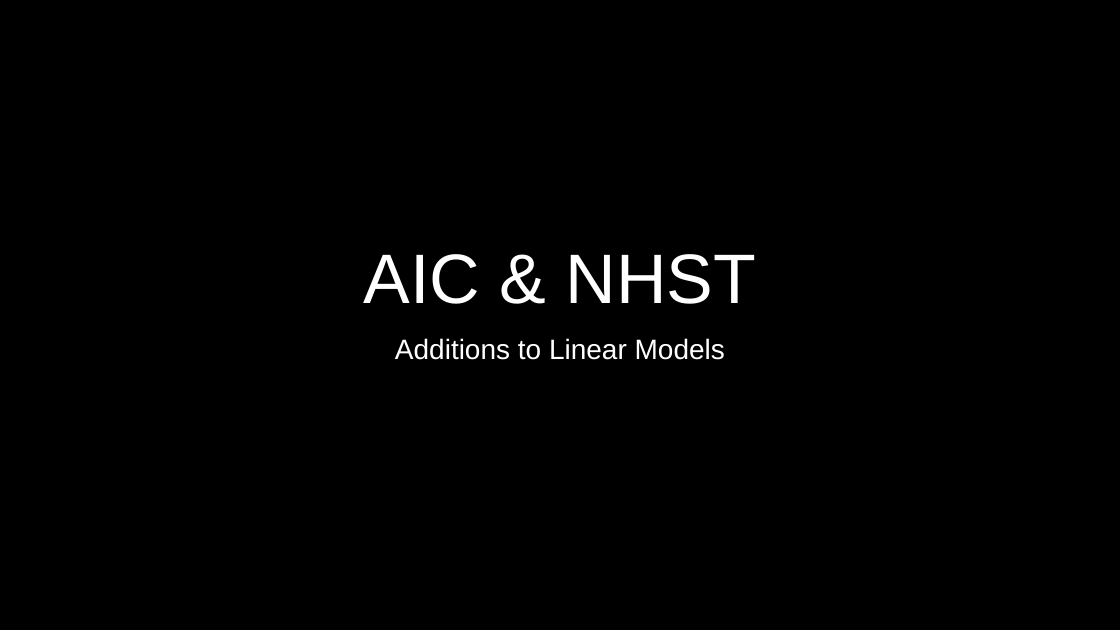
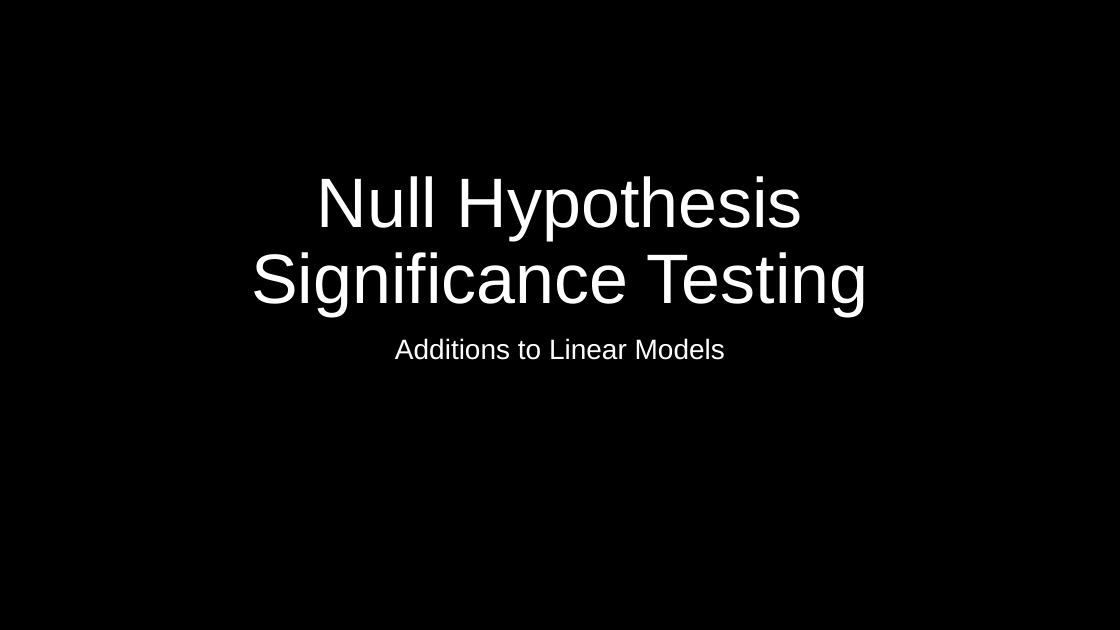
Before and after one commit to DeonRoos/stats-for-biologists, a slide deck: slide 1 of Lectures/Lecture 09.1 NHST.pptx. Drawn at 1120x630 pixels with LibreOffice and Linux fonts; fonts in the diff are those of the drawing. Boxes give left, top, right and bottom in pixels: in the first picture for what was removed or moved away, otherwise in the second. Text is boxed around its words. In the diff, an @@ line names an element or a change of style, - is before the commit and + after.

```diff
--- a/Lectures/Lecture 09.1 NHST.pptx
+++ b/Lectures/Lecture 09.1 NHST.pptx
@@ title at bbox=[251, 176, 869, 316]: text changed @@
-AIC & NHST
+Null Hypothesis Significance Testing
```
Also in this commit, not shown: 7 other slides changed, 1 slide added, 3 slides removed, 13 other files.
